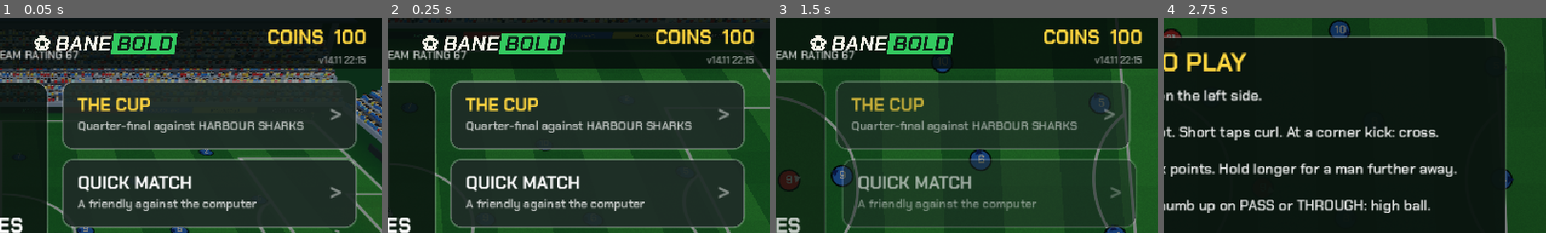
Above: before the commit, frames 1-4 (left to right).
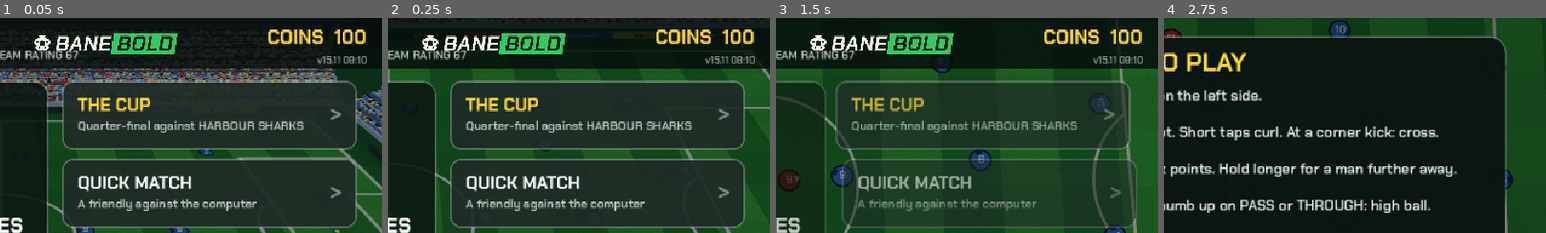
Above: after the commit, the same moments.

Repository: Woodmandk/Mini-Football
Game: Godot game, scene res://main.tscn
Same seed, same stepped clock (60 frames per second), same inputs: the game is played once before the commit and once after it.
Inputs:
- Up to frame 1 (0.05 s): no input
- Up to frame 2 (0.25 s): no input
- Up to frame 3 (1.5 s): click "PLAY" at 0.5 s; click "PLAY" at 1.25 s
- Up to frame 4 (2.75 s): click "PLAY MATCH" at 2 s
The pictures show only the part of the screen within x 50-100%, y 0-50%; the shares and areas given below are measured in that part.

The runs differ from the first frame. In frame 1, 0.3% of the frame differs, in the area x 83-96%, y 17-22%; in frame 2, 0.3%; in frame 3, 0.3%; in frame 4, nothing differs.

Commit message:
3D: every shot lands near, not on, the aim: shooting stat, power, distance, pressure and running decide how near
Co-Authored-By: Claude Opus 5.5 <noreply@anthropic.com>
Claude-Session: https://claude.ai/code/session_01PwNi5aByGzCZTMsHVnXgCc

Diff:
--- a/godot3d/main.gd
+++ b/godot3d/main.gd
@@ -3780,7 +3780,11 @@
 func _pen_kick(p, power: float, aim_z: float) -> void:
 	var s := side(p.team)
 	var from := ball.position
-	var err := (randf() - 0.5) * lerpf(0.5, 0.15, clampf((p.sho - 40) / 50.0, 0.0, 1.0))
+	# Like FIFA: it never lands exactly where you aimed. How far off depends on his shooting and on how hard
+	# he hits it (a soft one is placed, a full-power one sprays). Most land close to the aim, a few well off.
+	var sn: float = clampf((p.sho - 40) / 50.0, 0.0, 1.0)
+	var spread: float = lerpf(0.8, 0.25, sn) * (0.65 + 0.7 * power)
+	var err: float = (randf() + randf() - 1.0) * spread
 	var goal := Vector3(HL * s, 0, clampf(aim_z + err, -GOAL_HW - 0.6, GOAL_HW + 0.6))
 	var dir := goal - from
 	dir.y = 0.0
@@ -3788,7 +3792,7 @@
 	dir = dir.normalized()
 	var sp := 15.0 + 13.0 * power
 	var t := maxf(d / sp, 0.15)
-	var hgt := 0.22 + power * power * 2.75 + randf() * 0.15
+	var hgt := maxf(0.22 + power * power * 2.75 + (randf() + randf() - 1.0) * spread * 0.45, 0.15)
 	var vy := (hgt - 0.25) / t + 4.9 * t
 	pen_shot = true
 	shot_hard = 0.0
@@ -3803,7 +3807,7 @@
 	else:
 		gk.pen_z = goes * GOAL_HW * 0.5 * (1.0 if r < 0.12 + right else -1.0)
 	if autotest:
-		print("PENKICK aim=", snappedf(goal.z, 0.1), " guess=", snappedf(gk.pen_z, 0.1), " pw=", snappedf(power, 0.01), " h=", snappedf(hgt, 0.1), " gkz=", snappedf(gk.position.z, 0.1))
+		print("PENKICK sho=", p.sho, " want=", snappedf(aim_z, 0.1), " aim=", snappedf(goal.z, 0.1), " guess=", snappedf(gk.pen_z, 0.1), " pw=", snappedf(power, 0.01), " h=", snappedf(hgt, 0.1), " gkz=", snappedf(gk.position.z, 0.1))
 	_release(p, dir * sp + Vector3(0, vy, 0))
 	ball_spin = 0.0
 	shot_live = true
@@ -3844,12 +3848,22 @@
 	if set_piece == "pen":
 		_pen_kick(p, power, aim_z)
 		return
-	err_k *= lerpf(1.3, 0.72, clampf((p.sho - 40) / 50.0, 0.0, 1.0))
+	# Like FIFA: a shot never goes exactly where you aimed. His shooting decides how close it gets (a top
+	# finisher lands it near the spot, a defender sprays it), and so do power, distance, a man in his face
+	# and shooting on the run. Most shots land near the aim, now and then one is well off.
+	var skill_k: float = lerpf(1.3, 0.5, clampf((p.sho - 40) / 50.0, 0.0, 1.0))
+	var nd_o := 99.0
+	for o in teams[1 - p.team]:
+		if not o.off and o.role != "GK":
+			nd_o = minf(nd_o, o.position.distance_to(p.position))
+	var press_k: float = 1.0 + 0.45 * clampf((3.0 - nd_o) / 2.0, 0.0, 1.0)
+	var run_k: float = 1.0 + 0.25 * clampf((p.vel.length() / maxf(p.top_speed, 1.0) - 0.6) / 0.4, 0.0, 1.0)
+	err_k *= skill_k * press_k * run_k
 	pen_shot = set_piece == "pen"
 	var cannon: bool = p.has_ab("kanon") and power > 0.45 and set_piece != "pen"
 	if cannon:
 		err_k *= 0.85
-	var err := (randf() - 0.5) * (0.4 + d * 0.035 + power * 0.8) * err_k
+	var err := (randf() + randf() - 1.0) * (0.35 + d * 0.03 + power * 0.75) * err_k
 	var goal := Vector3(HL * s, 0, aim_z + err)
 	var dir := goal - from
 	dir.y = 0.0
@@ -5201,6 +5215,9 @@
 		if state == "play" and set_piece == "" and long_t <= 0.0 and humans.size() > 0:
 			long_t = 4.0
 			var lp = humans[0].ctrl
+			for a in OS.get_cmdline_user_args():
+				if a.begins_with("--longsho=") and lp != null:
+					lp.sho = int(a.substr(10))
 			if lp != null and lp.role != "GK":
 				var ls := side(lp.team)
 				lp.position = Vector3((HL - long_d - randf() * 5.0) * ls, 0, randf_range(-10.0, 10.0))
Not shown, changed: godot3d/version.txt
Not shown, changed: 3d/index.pck
